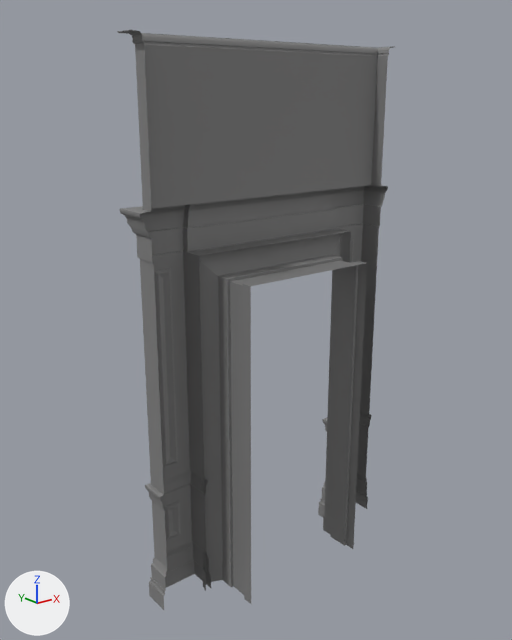
Two versions of the FBX model Projet Final Manoir/Manoir_FBX_Unwrapped/AR-DoorFrame_2M_02.FBX, one commit apart.
Both versions are drawn from a camera (50 mm lens) standing at (-10.5, -9.28, 8.75) and looking at (-2.9, 0.23, 4.95). Lighting does not change. The marker at lower left points along +X, +Y and +Z. Where no turn or scale is listed for an object, it has been applied to the vertices.

Objects in the first picture: 'AR-DoorFrame_2M_02'.
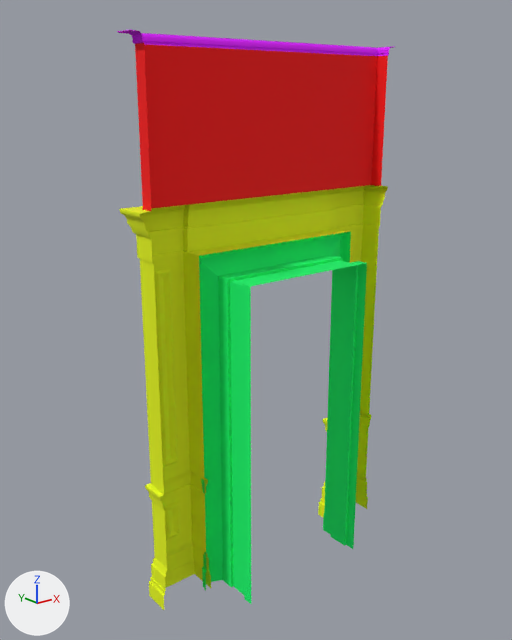
Location of each change, [x1, y1, x2, y2] in pixels of the pictures (512 x 640 px):
part 1 of me_mesh, recoloured (grey to green)
    both: [199, 260, 251, 604]
part 2 of me_mesh, recoloured (grey to green)
    both: [323, 231, 367, 549]
part 3 of me_mesh, recoloured (grey to green)
    both: [199, 233, 365, 286]
part 4 of me_mesh, recoloured
    both: [117, 29, 395, 56]
part 5 of me_mesh, recoloured (grey to red)
    both: [135, 43, 388, 211]
part 6 of me_mesh, recoloured (grey to yellow)
    both: [120, 185, 388, 476]
part 7 of me_mesh, recoloured (grey to yellow)
    both: [145, 255, 211, 610]
part 8 of me_mesh, recoloured
    both: [318, 230, 379, 517]

What changed in the scene script:
```text
Add mat_material__14:
    mat_material__14 = principled_material('Material #14')
    mat_material__14.base_color = (0.0, 1.0, 0.165)  # green #00ff71
    mat_material__14.roughness = 0.859
Add mat_material__16:
    mat_material__16 = principled_material('Material #16')
    mat_material__16.base_color = (0.816, 0.961, 0.0)  # yellow #e9fb00
    mat_material__16.roughness = 0.859
Add mat_material__13:
    mat_material__13 = principled_material('Material #13')
    mat_material__13.base_color = (0.729, 0.0, 1.0)  # pink #de00ff
    mat_material__13.roughness = 0.859
Add mat_material__15:
    mat_material__15 = principled_material('Material #15')
    mat_material__15.base_color = (1.0, 0.0, 0.0)  # red #ff0000
    mat_material__15.roughness = 0.859
Change me_mesh:
    where me_mesh.from_pydata(...)  # 487 vertices, 786 faces; spans x -5.28..0.2, y -0.84..0.63, z 0.0..9.65
    used by ob_ar_doorframe_2m_02; location = (0.0, 0.0, 0.0)
    me_mesh part 1: 45 of the faces centred in x -4.28..-3.81, y -0.77..0.17, z 0.13..4.36 switch from mat_worldgridmaterial (grey #808080) to mat_material__14 (green #00ff71)
    me_mesh part 2: 45 of the faces centred in x -1.27..-0.8, y -0.77..0.17, z 0.13..4.36 switch from mat_worldgridmaterial (grey #808080) to mat_material__14 (green #00ff71)
    me_mesh part 3: 16 of the faces centred in x -3.1..-1.96, y -0.77..0.15, z 5.89..6.34 switch from mat_worldgridmaterial (grey #808080) to mat_material__14 (green #00ff71)
    me_mesh part 4: all 69 faces centred in x -5.26..0.18, y 0.08..0.43, z 9.49..9.65 switch from mat_worldgridmaterial (grey #808080) to mat_material__13 (pink #de00ff)
    me_mesh part 5: all 24 faces centred in x -5.08..0.0, y 0.08..0.25, z 7.52..9.09 switch from mat_worldgridmaterial (grey #808080) to mat_material__15 (red #ff0000)
    me_mesh part 6: 209 of the faces centred in x -5.28..0.2, y 0.08..0.63, z 4.87..7.13 switch from mat_worldgridmaterial (grey #808080) to mat_material__16 (yellow #e9fb00)
    me_mesh part 7: 189 of the faces centred in x -5.17..-4.17, y 0.12..0.52, z 0.1..3.76 switch from mat_worldgridmaterial (grey #808080) to mat_material__16 (yellow #e9fb00)
    me_mesh part 8: 189 of the faces centred in x -0.91..0.09, y 0.12..0.52, z 0.1..3.76 switch from mat_worldgridmaterial (grey #808080) to mat_material__16 (yellow #e9fb00)
```
